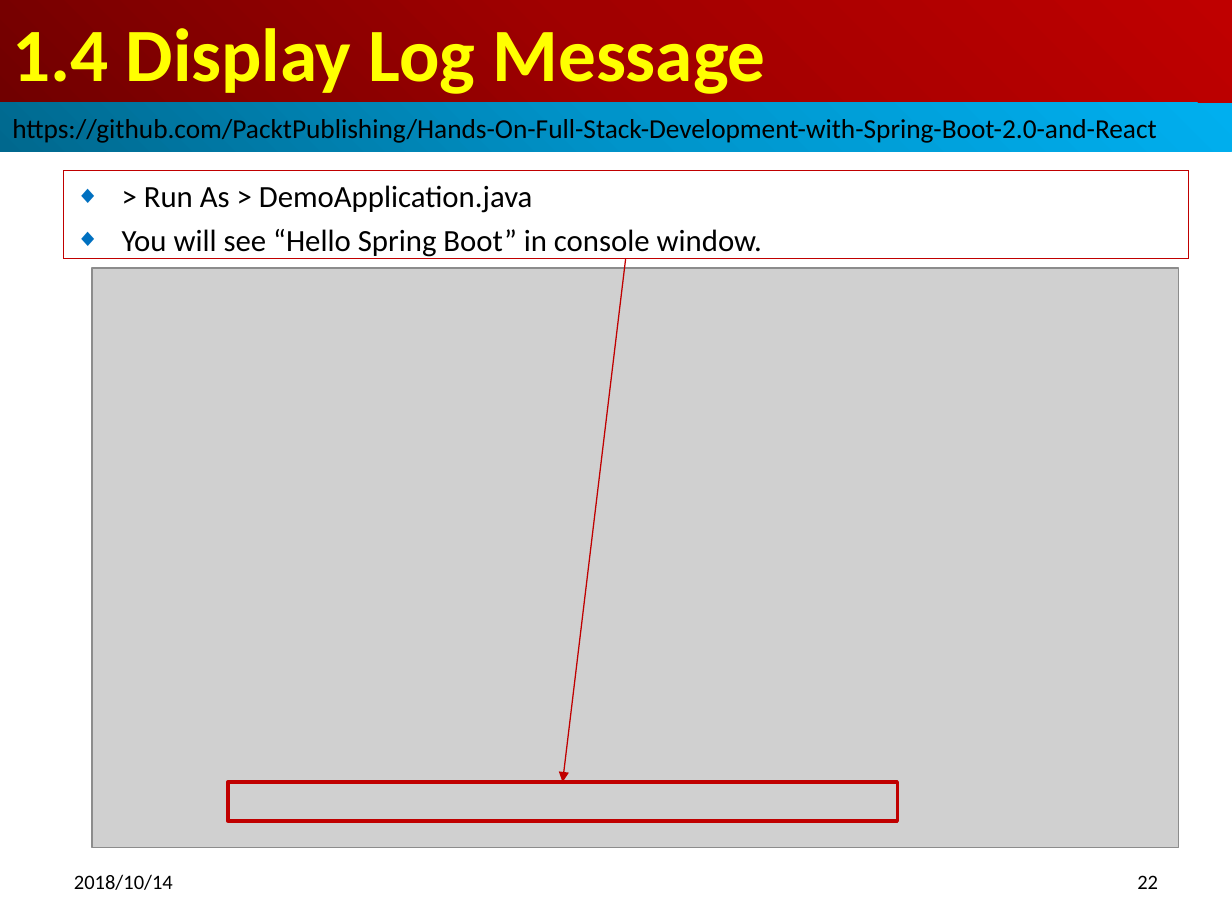
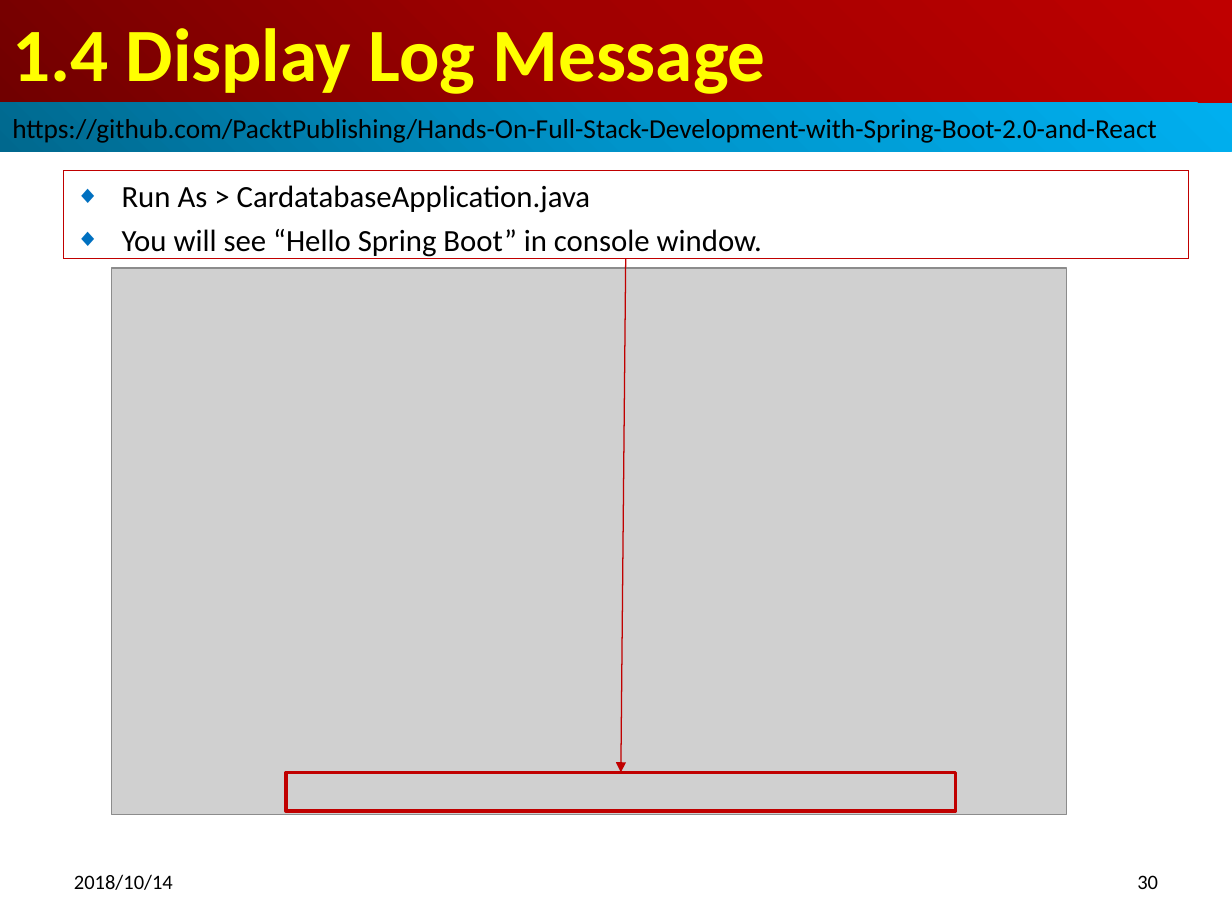
Before and after one commit to peterhchen/full-stack-spring-boot, a slide deck: slide 30 of 15_Ch01_Setup.pptx (slide 22 before the commit). Drawn at 1232x924 pixels with LibreOffice and Linux fonts; fonts in the diff are those of the drawing; grey boxes stand for pictures. Boxes give left, top, right and bottom in pixels: in the first picture for what was removed or moved away, otherwise in the second. Text is boxed around its words. In the diff, an @@ line names an element or a change of style, - is before the commit and + after.

```diff
--- a/15_Ch01_Setup.pptx
+++ b/15_Ch01_Setup.pptx
@@ subtitle at box(122, 185, 591, 213): text changed @@
-◆ > Run As > DemoApplication.java
+◆ Run As > CardatabaseApplication.java
@@ picture: place and size @@
-picture at box(92, 269, 1179, 849)
+picture at box(112, 269, 1068, 816)
@@ arrow moved from (626, 259) - (563, 782) to (626, 259) - (621, 772) @@
@@ rectangle: place and size @@
-rectangle at box(228, 782, 897, 821)
+rectangle at box(286, 772, 955, 811)
@@ page number at box(1137, 875, 1158, 889): text changed @@
-22
+30
```
Also in this commit, not shown: 7 other slides changed, 9 slides added, 9 other files.
